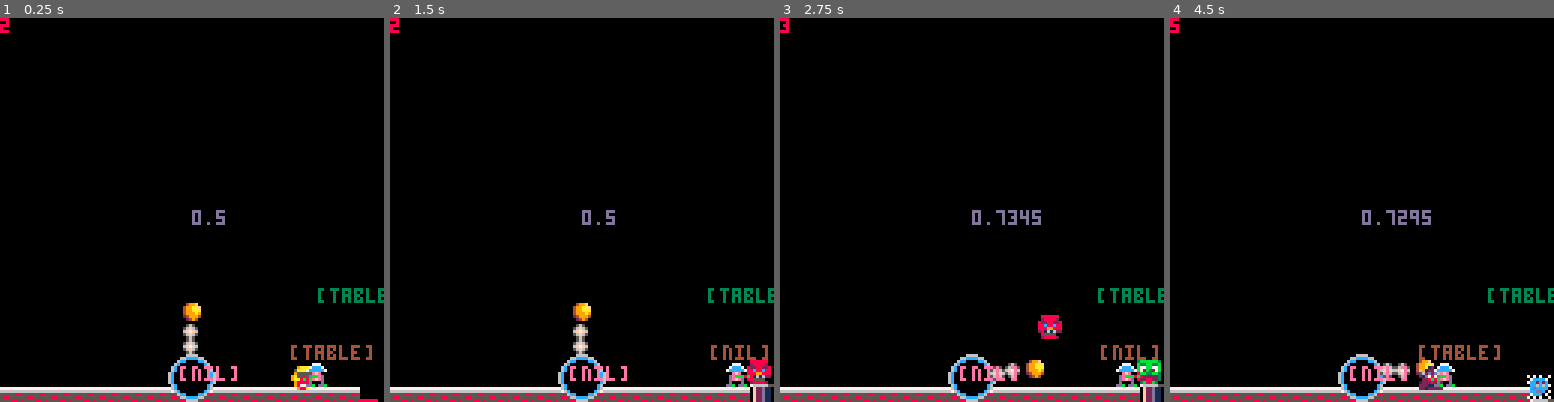
Above: before the commit, frames 1-4 (left to right).
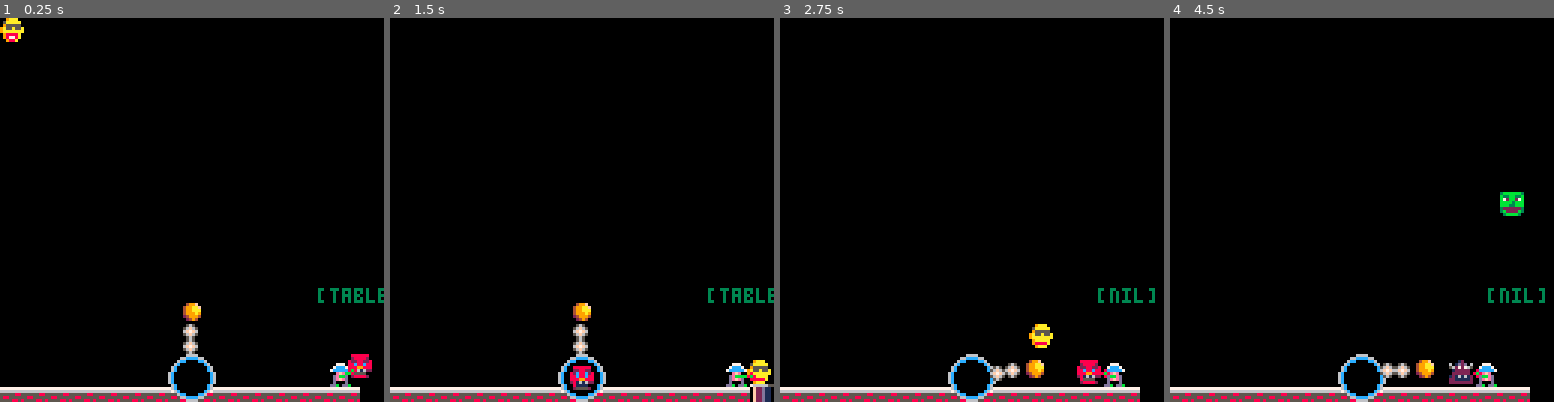
Above: after the commit, the same moments.

Repository: kepikoi/snoodle
Game: PICO-8 cartridge snoodle.p8
Two runs of this game, one before a commit and one after it. Both use one fixed random seed, a clock stepped at 60 frames per second and the inputs below.
Inputs (mouse positions are in pixels of both pictures, inside the frame that each line leads up to):
- Up to frame 1 (0.25 s): no input
- Up to frame 2 (1.5 s): click (670, 121) at 0.67 s; tap O (Z key) at 0.7 s; click (436, 267) at 1.22 s
- Up to frame 3 (2.75 s): hold Right 1.6-2.1 s; tap O (Z key) at 1.7, 2.1, 2.5 s; click (887, 114) at 1.77 s; click (952, 259) at 2.32 s; hold Right from 2.47 s (still down)
- Up to frame 4 (4.5 s): click (1404, 106) at 2.87 s; tap O (Z key) every 0.4 s from 2.9 to 4.1 s; release Right at 3.03 s; hold Left 3.08-3.58 s; click (1465, 256) at 3.42 s; click (1231, 102) at 3.97 s; hold Right from 4.02 s (still down)

The runs differ from the first frame. In frame 1, 2.1% of the frame differs, in the area x 0-99%, y 0-100%; in frame 2, 1.3%; in frame 3, 2.9%; in frame 4, 3.0%, in the area x 0-100%, y 0-100%.

Commit message:
Fix empty canon bug

Diff:
--- a/canon.lua
+++ b/canon.lua
@@ -16,7 +16,7 @@
 
 function Canon:draw()
     -- draw canon circles
-    print(self.rotation, 64, 64, 13)
+    --print(self.rotation, 64, 64, 13)
 
     for i = 2, 4 do
         local s = 18 -- sprite  nr
@@ -28,7 +28,7 @@
         spr(s, (5 + m) * i * (sin(self.rotation)) + _tankCoords.x, (5 + m) * i * cos(self.rotation) + _tankCoords.y)
     end
 
-    print(self.currentMonster, _tankCoords.x, _tankCoords.y, 14);
+    --print(self.currentMonster, _tankCoords.x, _tankCoords.y, 14);
 end
 
 function Canon:update()
@@ -44,6 +44,10 @@
 
     if (btn(0, 0) and self.rotation > 0.27) then self.rotation = self.rotation - 0.005 end
     if (btn(1, 0) and self.rotation < 0.73) then self.rotation = self.rotation + 0.005 end
+
+    if (btn(4, 0)) then
+        self:fire()
+    end
 end
 
 function Canon:mountMonster(this, monster)
--- a/lift.lua
+++ b/lift.lua
@@ -2,19 +2,13 @@
 local _initPosition = 122 -- vertical lift positon
 local _xCoord = 120 -- horizontal lift position
 local Monster = require('./monster')
-local firstMonster = Monster:new()
-add(globals.monsters, firstMonster)
 
-function Lift:new(obj,monsters)
-
-    local firstMonster = Monster:new()
-    add(monsters, firstMonster)
+function Lift:new(obj, monsters)
 
     obj = obj or {}
     obj.position = _initPosition
     obj.stage = 0
-    obj.currentMonster = firstMonster
-    obj.robot = nil
+    obj.currentMonster = nil
     setmetatable(obj, self)
     self.__index = self
     return obj
@@ -26,27 +20,18 @@
 end
 
 function Lift:update()
-    self:animate()
     if self.currentMonster then
-        self.currentMonster:setCoords(nil, _xCoord - 1, self.position - 8)
+        self.currentMonster:setCoords(nil, _xCoord - 1, self.position - 8) --move monster with lift
+    else
+        self.stage = 1
     end
+
+    self:addMonster() -- add monster when lift is empty
 end
 
 function Lift:addMonster()
-    if (self.robot.stage == 0) then
-           self.stage = 1
-    end
-end
 
-function Lift:registerRobot(this, robot)
-    self.robot = robot
-end
-
-function Lift:animate()
-
-    if self.stage == 1 then   --descend
-        self.robot:grabMonster(nil, self.currentMonster)
-        self.currentMonster  = nil
+    if self.stage == 1 then --descend
 
         if globals.i % 5 then
             self.position = self.position + 1
@@ -64,14 +49,11 @@
 
     if self.stage == 2 then -- lift
 
-
-
-
         if globals.i % 5 then
             self.position = self.position - 1
         end
 
-        if self.position <= _initPosition then
+        if self.position <= _initPosition then --lift is done and ready
             self.stage = 0
         end
     end
--- a/monster.lua
+++ b/monster.lua
@@ -6,6 +6,8 @@
     obj.x = 0
     obj.y = 0
     obj.distance = 0
+    obj.spriteCoolDown = rnd(40)
+    obj.alterSprite = false
     obj.direction = nil
     setmetatable(obj, self)
     self.__index = self
@@ -13,11 +15,15 @@
 end
 
 function Monster:draw()
-    spr(self.sprite, self.x, self.y)
-
---    if (self.direction) then
---        print(self.x .. ' ' .. self.y .. " " .. self.direction, self.x - 3, self.y - 6, 10)
---    end
+    self.spriteCoolDown = self.spriteCoolDown - 1
+    if (self.spriteCoolDown < 0) then
+        self.alterSprite = not self.alterSprite
+        self.spriteCoolDown = rnd(40)
+    end
+    spr(self.alterSprite and self.sprite + 1 or self.sprite, self.x, self.y)
+    --    if (self.direction) then
+    --        print(self.x .. ' ' .. self.y .. " " .. self.direction, self.x - 3, self.y - 6, 10)
+    --    end
 end
 
 function Monster:update()
--- a/robot.lua
+++ b/robot.lua
@@ -12,6 +12,9 @@
     obj.stage = 0
     obj.currentMonster = nil
     obj.canon = nil
+    obj.lift = nil
+    obj.armsDistance = nil
+    obj.monsterDistance = nil
     setmetatable(obj, self)
     self.__index = self
     return obj
@@ -29,38 +32,56 @@
     self.canon = canon
 end
 
+function Robot:registerLift(this, lift)
+    self.lift = lift
+end
+
 function Robot:draw()
-    local armsDistance = self:revolve(nil, 4)
-    local monsterDistance = self:revolve(nil, 5)
-
-    if self.currentMonster then
-        self.currentMonster:setCoords(nil, monsterDistance.x - 2, monsterDistance.y)
-    end
 
     spr(self.sprite, self.x, self.y) --body
 
-    line(self.x + 3, self.y + 4, armsDistance.x + 3, armsDistance.y + 4, 11) --arm
-    circ(armsDistance.x+3 , armsDistance.y+4, 1, 8) -- upper claw
+    line(self.x + 3, self.y + 4, self.armsDistance.x + 3, self.armsDistance.y + 4, 11) --arm
+    circ(self.armsDistance.x + 3, self.armsDistance.y + 4, 1, 8) -- upper claw
 
-    print(self.currentMonster, self.x-5, self.y-6, 4)
+    --    print(self.currentMonster, self.x-5, self.y-6, 4)
+end
 
-    if self.stage == 1 then
+function Robot:grabMonster()
+    self.currentMonster = self.lift.currentMonster
+    self.lift.currentMonster = nil
+    self.stage = 1
+end
+
+function Robot:update()
+
+    if (self.stage == 0 and not self.canon.currentMonster and self.lift.currentMonster) then
+        self:grabMonster()
+    end
+
+    self.armsDistance = self:revolve(nil, 5)
+    self.monsterDistance = self:revolve(nil, 9)
+
+    if self.currentMonster then
+        self.currentMonster:setCoords(nil, self.monsterDistance.x - 2, self.monsterDistance.y) -- transport monster
+    end
+
+    if self.stage == 1 then -- rotate to canon
         if globals.i % _animSpeed == 0 then
-            if self.direction < 0.5 then
-                self.direction = self.direction + 0.05 -- run to canon
+            if self.direction < 0.48 then
+                self.direction = self.direction + 0.05
             else
                 self.stage = 2
             end
         end
     end
 
-    if self.stage == 2 then
+    if self.stage == 2 then -- run to canon
         if globals.i % _animSpeed == 0 then
             if self.x > 65 then
                 self.x = self.x - 2
             else
                 self.direction = _initDirection --rotate back to lift
-                self.canon:mountMonster(nil,self.currentMonster)
+                self.canon:mountMonster(nil, self.currentMonster)
                 self.currentMonster = nil
 
                 self.stage = 3
@@ -68,8 +89,7 @@
         end
     end
 
-    if self.stage == 3 then
-
+    if self.stage == 3 then --return to lift
         if globals.i % _animSpeed == 0 then
             if self.x < _initPos then
                 self.x = self.x + 3
@@ -78,19 +98,6 @@
             end
         end
     end
-
-
-end
-
-
-function Robot:grabMonster(this, monster)
-    if self.stage == 0 then
-        self.currentMonster = monster
-        self.stage = 1
-    end
-end
-
-function Robot:update()
 end
 
 return Robot;
--- a/snoodle.lua
+++ b/snoodle.lua
@@ -14,8 +14,9 @@
     lift = Lift:new({},globals.monsters);
     robot = Robot:new();
 
-    lift:registerRobot(nil, robot);
+--    lift:registerRobot(nil, robot);
     robot:registerCanon(nil, canon);
+    robot:registerLift(nil, lift);
 
     -- init first monster
     lift:addMonster();
@@ -24,8 +25,6 @@
 function _update60()
     -- iterate i counter
     globals.i = globals.i + 1
-
-    listenControls();
 
     for m in all(globals.monsters) do
         m:update()
@@ -42,7 +41,7 @@
     -- draw bg map
     map(0, 0, 0, 0, 128, 128, 0)
 
-    print(#globals.monsters, 0, 0, 8)
+    --print(#globals.monsters, 0, 0, 8)
 
     canon:draw()
     lift:draw()
@@ -53,10 +52,3 @@
 
     robot:draw()
 end
-
-function listenControls()
-    if (btn(4, 0)) then
-        canon:fire()
-        lift:addMonster()
-    end
-end
--- a/snoodle.p8
+++ b/snoodle.p8
@@ -22,7 +22,7 @@
 
 function Canon:draw()
     -- draw canon circles
-    print(self.rotation, 64, 64, 13)
+    --print(self.rotation, 64, 64, 13)
 
     for i = 2, 4 do
         local s = 18 -- sprite  nr
@@ -34,7 +34,7 @@
         spr(s, (5 + m) * i * (sin(self.rotation)) + _tankCoords.x, (5 + m) * i * cos(self.rotation) + _tankCoords.y)
     end
 
-    print(self.currentMonster, _tankCoords.x, _tankCoords.y, 14);
+    --print(self.currentMonster, _tankCoords.x, _tankCoords.y, 14);
 end
 
 function Canon:update()
@@ -50,6 +50,10 @@
 
     if (btn(0, 0) and self.rotation > 0.27) then self.rotation = self.rotation - 0.005 end
     if (btn(1, 0) and self.rotation < 0.73) then self.rotation = self.rotation + 0.005 end
+
+    if (btn(4, 0)) then
+        self:fire()
+    end
 end
 
 function Canon:mountMonster(this, monster)
@@ -77,6 +81,8 @@
     obj.x = 0
     obj.y = 0
     obj.distance = 0
+    obj.spriteCoolDown = rnd(40)
+    obj.alterSprite = false
     obj.direction = nil
     setmetatable(obj, self)
     self.__index = self
@@ -84,11 +90,15 @@
 end
 
 function Monster:draw()
-    spr(self.sprite, self.x, self.y)
-
---    if (self.direction) then
---        print(self.x .. ' ' .. self.y .. " " .. self.direction, self.x - 3, self.y - 6, 10)
---    end
+    self.spriteCoolDown = self.spriteCoolDown - 1
+    if (self.spriteCoolDown < 0) then
+        self.alterSprite = not self.alterSprite
+        self.spriteCoolDown = rnd(40)
+    end
+    spr(self.alterSprite and self.sprite + 1 or self.sprite, self.x, self.y)
+    --    if (self.direction) then
+    --        print(self.x .. ' ' .. self.y .. " " .. self.direction, self.x - 3, self.y - 6, 10)
+    --    end
 end
 
 function Monster:update()
@@ -124,19 +134,13 @@
 local _initPosition = 122 -- vertical lift positon
 local _xCoord = 120 -- horizontal lift position
 local Monster = mebfe0a8595bbbc9dd2c88f55e7316bd7
-local firstMonster = Monster:new()
-add(globals.monsters, firstMonster)
-
-function Lift:new(obj,monsters)
-
-    local firstMonster = Monster:new()
-    add(monsters, firstMonster)
+
+function Lift:new(obj, monsters)
 
     obj = obj or {}
     obj.position = _initPosition
     obj.stage = 0
-    obj.currentMonster = firstMonster
-    obj.robot = nil
+    obj.currentMonster = nil
     setmetatable(obj, self)
     self.__index = self
     return obj
@@ -148,27 +152,18 @@
 end
 
 function Lift:update()
-    self:animate()
     if self.currentMonster then
-        self.currentMonster:setCoords(nil, _xCoord - 1, self.position - 8)
-    end
+        self.currentMonster:setCoords(nil, _xCoord - 1, self.position - 8) --move monster with lift
+    else
+        self.stage = 1
+    end
+
+    self:addMonster() -- add monster when lift is empty
 end
 
 function Lift:addMonster()
-    if (self.robot.stage == 0) then
-           self.stage = 1
-    end
-end
-
-function Lift:registerRobot(this, robot)
-    self.robot = robot
-end
-
-function Lift:animate()
-
-    if self.stage == 1 then   --descend
-        self.robot:grabMonster(nil, self.currentMonster)
-        self.currentMonster  = nil
+
+    if self.stage == 1 then --descend
 
         if globals.i % 5 then
             self.position = self.position + 1
@@ -186,14 +181,11 @@
 
     if self.stage == 2 then -- lift
 
-
-
-
         if globals.i % 5 then
             self.position = self.position - 1
         end
 
-        if self.position <= _initPosition then
+        if self.position <= _initPosition then --lift is done and ready
             self.stage = 0
         end
     end
@@ -218,6 +210,9 @@
     obj.stage = 0
     obj.currentMonster = nil
     obj.canon = nil
+    obj.lift = nil
+    obj.armsDistance = nil
+    obj.monsterDistance = nil
     setmetatable(obj, self)
     self.__index = self
     return obj
@@ -235,38 +230,56 @@
     self.canon = canon
 end
 
+function Robot:registerLift(this, lift)
+    self.lift = lift
+end
+
 function Robot:draw()
-    local armsDistance = self:revolve(nil, 4)
-    local monsterDistance = self:revolve(nil, 5)
+
+    spr(self.sprite, self.x, self.y) --body
+
+    line(self.x + 3, self.y + 4, self.armsDistance.x + 3, self.armsDistance.y + 4, 11) --arm
+    circ(self.armsDistance.x + 3, self.armsDistance.y + 4, 1, 8) -- upper claw
+
+    --    print(self.currentMonster, self.x-5, self.y-6, 4)
+end
+
+function Robot:grabMonster()
+    self.currentMonster = self.lift.currentMonster
+    self.lift.currentMonster = nil
+    self.stage = 1
+end
+
+function Robot:update()
+
+    if (self.stage == 0 and not self.canon.currentMonster and self.lift.currentMonster) then
+        self:grabMonster()
+    end
+
+    self.armsDistance = self:revolve(nil, 5)
+    self.monsterDistance = self:revolve(nil, 9)
 
     if self.currentMonster then
-        self.currentMonster:setCoords(nil, monsterDistance.x - 2, monsterDistance.y)
-    end
-
-    spr(self.sprite, self.x, self.y) --body
-
-    line(self.x + 3, self.y + 4, armsDistance.x + 3, armsDistance.y + 4, 11) --arm
-    circ(armsDistance.x+3 , armsDistance.y+4, 1, 8) -- upper claw
-
-    print(self.currentMonster, self.x-5, self.y-6, 4)
-
-    if self.stage == 1 then
+        self.currentMonster:setCoords(nil, self.monsterDistance.x - 2, self.monsterDistance.y) -- transport monster
+    end
+
+    if self.stage == 1 then -- rotate to canon
         if globals.i % _animSpeed == 0 then
-            if self.direction < 0.5 then
-                self.direction = self.direction + 0.05 -- run to canon
+            if self.direction < 0.48 then
+                self.direction = self.direction + 0.05
             else
                 self.stage = 2
             end
         end
     end
 
-    if self.stage == 2 then
+    if self.stage == 2 then -- run to canon
         if globals.i % _animSpeed == 0 then
             if self.x > 65 then
                 self.x = self.x - 2
             else
                 self.direction = _initDirection --rotate back to lift
-                self.canon:mountMonster(nil,self.currentMonster)
+                self.canon:mountMonster(nil, self.currentMonster)
                 self.currentMonster = nil
 
                 self.stage = 3
@@ -274,8 +287,7 @@
         end
     end
 
-    if self.stage == 3 then
-
+    if self.stage == 3 then --return to lift
         if globals.i % _animSpeed == 0 then
             if self.x < _initPos then
                 self.x = self.x + 3
@@ -284,19 +296,6 @@
             end
         end
     end
-
-
-end
-
-
-function Robot:grabMonster(this, monster)
-    if self.stage == 0 then
-        self.currentMonster = monster
-        self.stage = 1
-    end
-end
-
-function Robot:update()
 end
 
 return Robot;
@@ -320,8 +319,9 @@
     lift = Lift:new({},globals.monsters);
     robot = Robot:new();
 
-    lift:registerRobot(nil, robot);
+--    lift:registerRobot(nil, robot);
     robot:registerCanon(nil, canon);
+    robot:registerLift(nil, lift);
 
     -- init first monster
     lift:addMonster();
@@ -331,8 +331,6 @@
     -- iterate i counter
     globals.i = globals.i + 1
 
-    listenControls();
-
     for m in all(globals.monsters) do
         m:update()
     end
@@ -348,7 +346,7 @@
     -- draw bg map
     map(0, 0, 0, 0, 128, 128, 0)
 
-    print(#globals.monsters, 0, 0, 8)
+    --print(#globals.monsters, 0, 0, 8)
 
     canon:draw()
     lift:draw()
@@ -360,12 +358,7 @@
     robot:draw()
 end
 
-function listenControls()
-    if (btn(4, 0)) then
-        canon:fire()
-        lift:addMonster()
-    end
-end
+
 __gfx__
 000000003bbbbbb33bbbbbb30888888008888880001111000011110070707007700707070001200000012000009aaa00009aaa00095555900955559000000000
 00000000b33bb33bb33bb33b0288882002288220011111100111111007cccc7007cccc7060122206601d2d0605aaaaa005aaaaa05cc55cc55c1551c500000000
